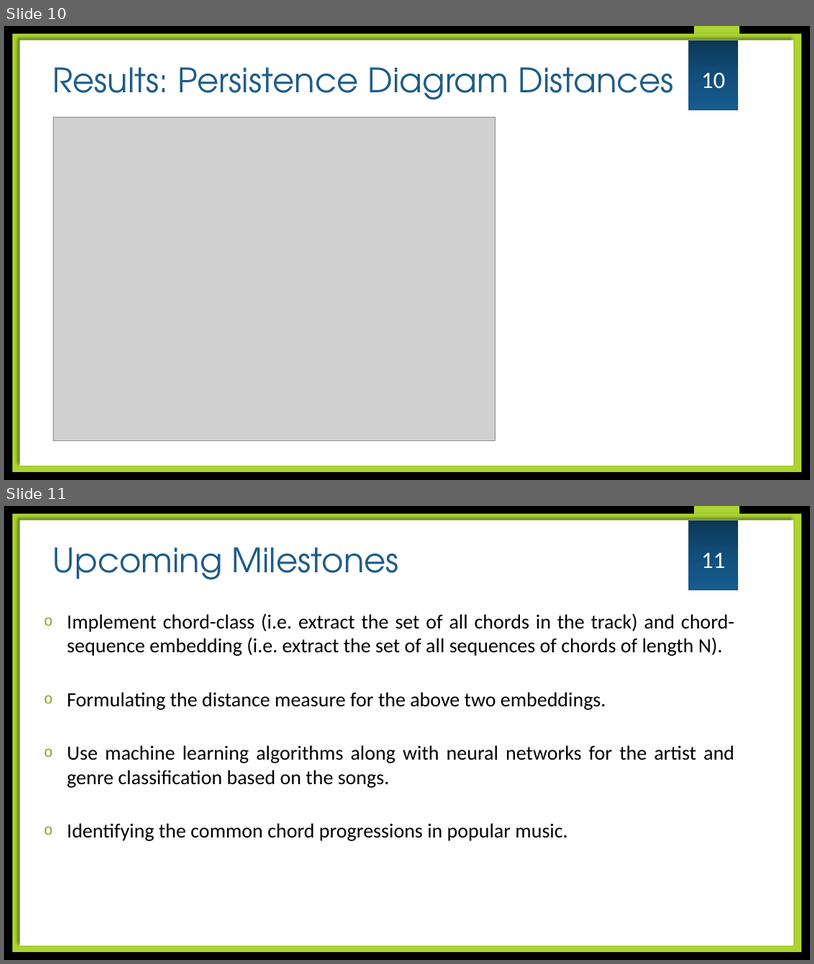
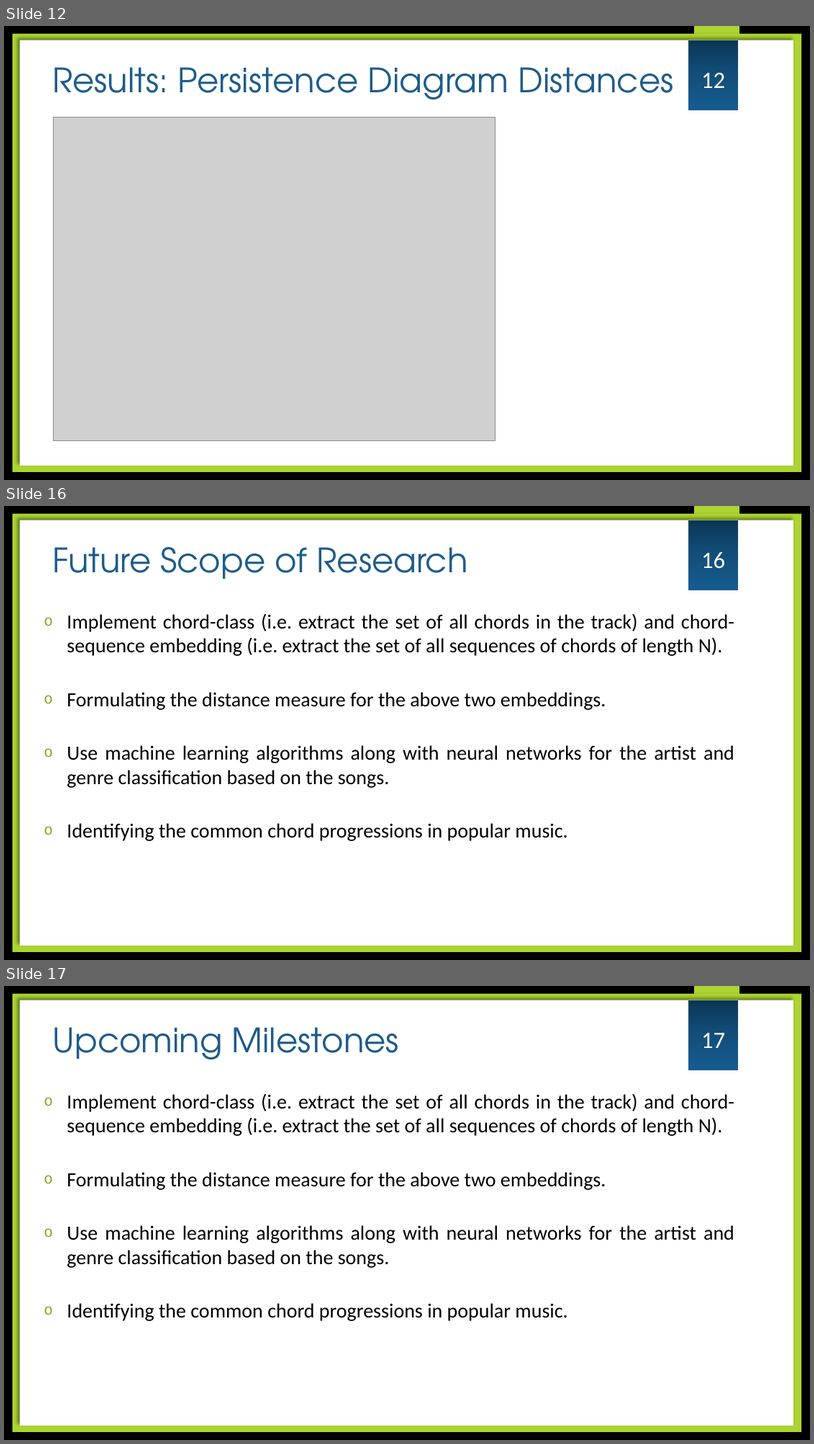
Before and after one commit to yashgangrade09/Topology-of-Music, a slide deck: Final Report/Final Presentation.pptx. Shown one above the other, each under a label of ours: slides 10 and 11 before the commit, slides 12, 16 and 17 after it; the slides between them are not shown. The pictures are 814x964 and 814x1444 pixels, drawn with LibreOffice and Linux fonts; fonts in the diff are those of the drawing; grey boxes stand for pictures; background and template pictures are left out. Boxes give left, top, right and bottom in pixels: in the first picture for what was removed or moved away, otherwise in the second. Text is boxed around its words. In the diff, an @@ line names an element or a change of style, - is before the commit and + after.

```diff
--- a/Final Report/Final Presentation.pptx
+++ b/Final Report/Final Presentation.pptx
@@ slide 16 added at bbox=[4, 506, 810, 960], background picture (left out); not listed: 1 template element that a slide beside it also shows @@
@@ rectangle added at bbox=[13, 514, 802, 952], fill #ACD433 @@
@@ rectangle added at bbox=[20, 520, 794, 945], fill #FFFFFF @@
@@ rectangle added at bbox=[689, 520, 738, 590], fill gradient #0D3756 to #134F7A to #165D91 @@
@@ text added at bbox=[52, 547, 468, 579], 40 pt, text #1E5C89 @@
+Future Scope of Research
@@ page number added at bbox=[702, 552, 725, 569], 28 pt, text #FFFFFF @@
+16
@@ text added at bbox=[67, 613, 735, 841], 24 pt, text #000000 @@
+o Implement chord-class (i.e. extract the set of all chords in the track) and chord-sequence embedding (i.e. extract the set of all sequences of chords of length N).
+o Formulating the distance measure for the above two embeddings.
+o Use machine learning algorithms along with neural networks for the artist and genre classification based on the songs.
+o Identifying the common chord progressions in popular music.
@@ what was slide 10 is now slide 12 @@
@@ page number at bbox=[702, 73, 725, 88]: text changed @@
-10
+12
@@ what was slide 11 is now slide 17 @@
@@ page number at bbox=[702, 1033, 725, 1048]: text changed @@
-11
+17
```
Also in this commit, not shown: 1 slide changed, 6 other slides added, 1 slide removed, 1 other file.
